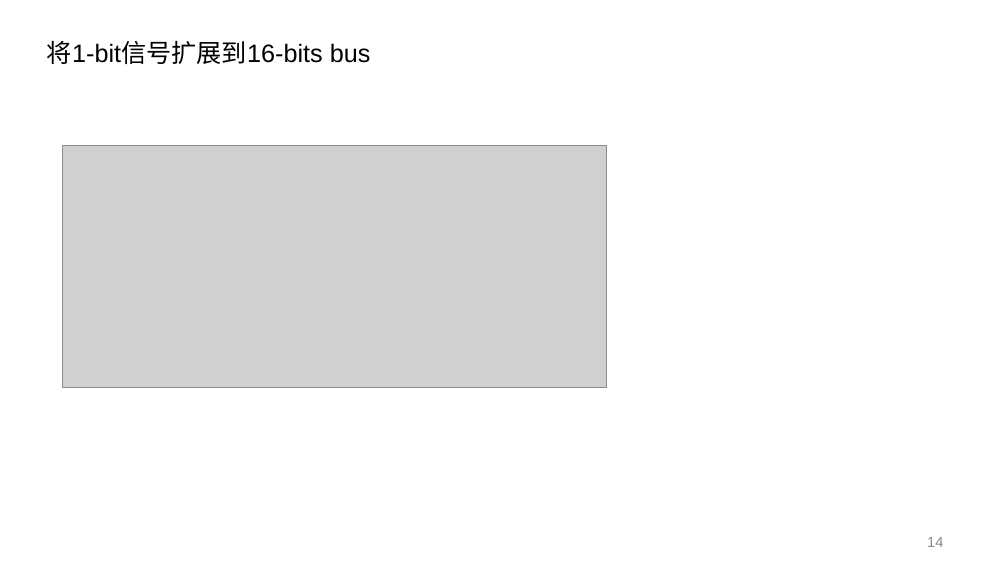
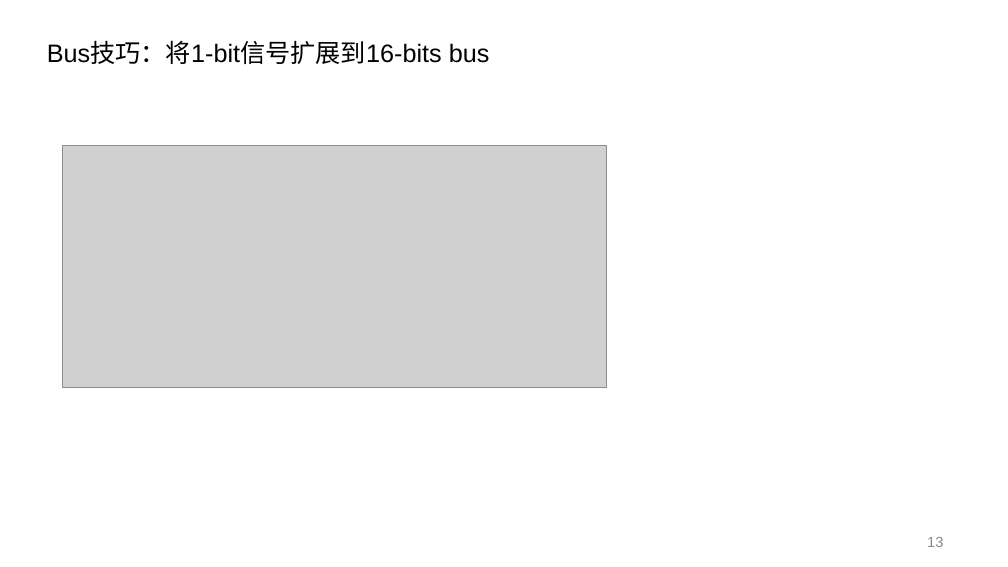
Before and after one commit to vcboy1/Leeds, a slide deck: slide 13 of 26fall/1860/Lecture/Week1.5/Lab 1.5.2 HDL & CAD LAB 2.pptx (slide 14 before the commit). Drawn at 1008x567 pixels with LibreOffice and Linux fonts; fonts in the diff are those of the drawing; grey boxes stand for pictures; background and template pictures are left out. Boxes give left, top, right and bottom in pixels: in the first picture for what was removed or moved away, otherwise in the second. Text is boxed around its words. In the diff, an @@ line names an element or a change of style, - is before the commit and + after.

```diff
--- a/26fall/1860/Lecture/Week1.5/Lab 1.5.2 HDL & CAD LAB 2.pptx
+++ b/26fall/1860/Lecture/Week1.5/Lab 1.5.2 HDL & CAD LAB 2.pptx
@@ text at [47, 42, 490, 64]: text changed @@
-将1-bit信号扩展到16-bits bus
+Bus技巧：将1-bit信号扩展到16-bits bus
@@ page number at [927, 537, 943, 547]: text changed @@
-14
+13
```
Also in this commit, not shown: 12 other slides changed, 5 slides added, 1 slide removed, 7 other files.
